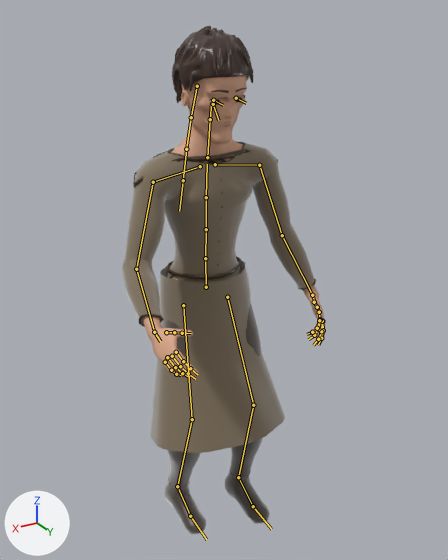
Renders of the glTF model creatures/models/people/mortal_man.gltf from each side of a commit.
Both versions are drawn from a 50 mm camera at (0.939, 1.667, 1.777) aimed at (-0.004, 0.095, 0.991). The axes (+X, +Y, +Z) are drawn at lower left. The lights are the same throughout. The picture after the commit comes second. Both versions are drawn at frame 4 of the action 'bow'; the numbers are the values there. The bones that change, and the others that lie on the model, are drawn over the model as lines.

The first picture shows 'mortal_man'.
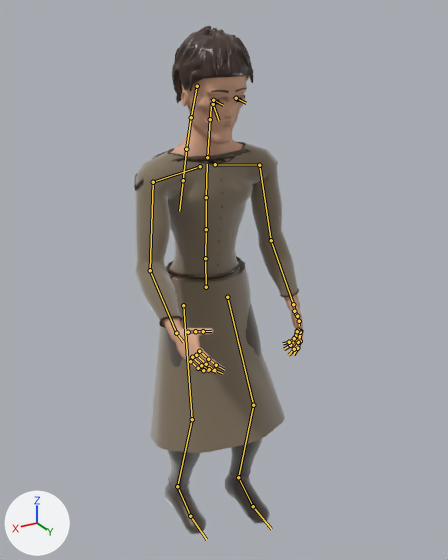
Changed parts and their boxes (x1, y1, x2, y2) in the pictures (448 x 560 px):
'mortal_man', posed (17% narrower): before (121, 26, 326, 534); after (134, 26, 304, 534)
bone 'LeftUpperArm', root to tip: before (259, 165) to (282, 235); after (259, 165) to (271, 240)
bone 'RightUpperArm', root to tip: before (153, 182) to (136, 269); after (153, 182) to (150, 270)

The edits, one by one:
Bone 'LeftUpperArm' (bone_leftupperarm) turns from (-67, -11, -4) to (-77, -11, -3) degrees about its own x, y and z.
Bone 'RightUpperArm' (bone_rightupperarm) turns from (-60, 19, 5) to (-71, 20, 4) degrees about its own x, y and z.
